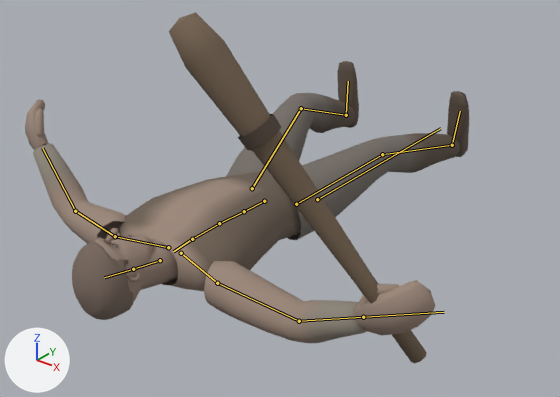
The glTF model assets/models/characters/thug.glb: old version first, new version second.
Before and after are seen from a camera (50 mm lens) standing at (1.85, -2.59, 1.55) and looking at (0.13, -0.44, 0.21). Lighting does not change. The marker at lower left points along +X, +Y and +Z. The older version comes first. Both versions are drawn at frame 28 of the action 'die'; the numbers are the values there. The bones that change, and the others that lie on the model, are drawn over the model as lines.

In view in the first picture: 'Thug'.
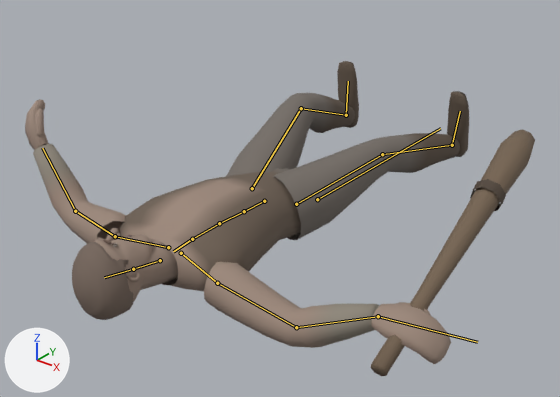
Commit message: Die: armed characters let the weapon fall flat

The edits, one by one:
Bone 'RightUpperArm' (bone_rightupperarm) turns from (0, 18, -45) to (-3, -12, -46) degrees about its own x, y and z.
Bone 'RightHand' (bone_righthand) turns from (0, 0, 0) to (-36, -54, 31) degrees about its own x, y and z.

Boxes (x1, y1, x2, y2) around the edits, measured in the pictures (560 x 397 px):
'Thug', posed (15% wider, 10% shorter)
    before: (25, 12, 469, 364)
    after: (25, 61, 535, 376)
bone 'RightUpperArm', root to tip
    before: (217, 283) to (299, 321)
    after: (217, 283) to (296, 327)
bone 'RightHand', root to tip
    before: (363, 317) to (444, 312)
    after: (378, 316) to (477, 342)
